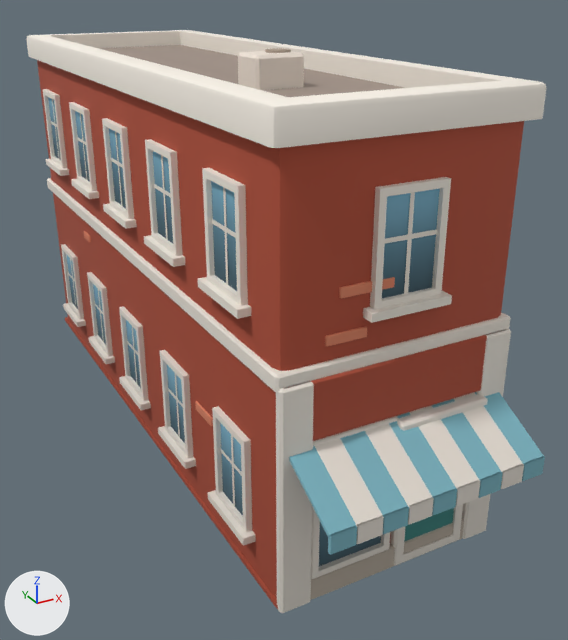
A saved change to the glTF model newcity/art/kit/boylston_s22.glb.
Rendered twice from a 50 mm lens placed at (-7.21, -16.19, 9.96), pointed at (0.7, -1.81, 2.77). Every picture has the same lights, and +X, +Y and +Z are marked at lower left. The first picture is the older version. Vertices at exactly the same position are counted once.

The older version as bpy lines, for what is in view:
```python
me_boylston_s22 = bpy.data.meshes.new('boylston_s22')
me_boylston_s22.from_pydata(...)  # 1224 vertices, 1724 faces; spans x -2.5..2.5, y -8.4..7.2, z 0.0..8.7
me_boylston_s22.materials.append(mat_kit_atlas)  # picture img_atlas
# before: 1112 (-2.2, 3.6, 3.7) at pixel (85, 237), 1113 (-2.2, 3.1, 3.7) at pixel (90, 242), 1132 (-2.3, 3.1, 3.8) at pixel (88, 236), 1133 (-2.3, 3.1, 3.8) at pixel (89, 236), 1134 (-2.3, 3.1, 3.9) at pixel (89, 235)
# before: 1135 (-2.3, 3.6, 3.8) at pixel (83, 231), 1136 (-2.3, 3.6, 3.8) at pixel (83, 231), 1137 (-2.3, 3.6, 3.9) at pixel (84, 231), 1138 (-2.3, 3.1, 3.7) at pixel (90, 242), 1139 (-2.3, 3.1, 3.7) at pixel (89, 242)
# before: 1140 (-2.3, 3.6, 3.7) at pixel (84, 237), 1141 (-2.3, 3.6, 3.7) at pixel (84, 237), 1142 (-2.2, 3.1, 3.9) at pixel (90, 235), 1143 (-2.2, 3.1, 3.8) at pixel (90, 236), 1144 (-2.2, 3.6, 3.8) at pixel (84, 231)
# before: 1145 (-2.2, 3.6, 3.9) at pixel (85, 230)
ob_boylston_s22 = bpy.data.objects.new('boylston_s22', me_boylston_s22)
ob_boylston_s22.location = (0.0, 0.0, 0.0)
```
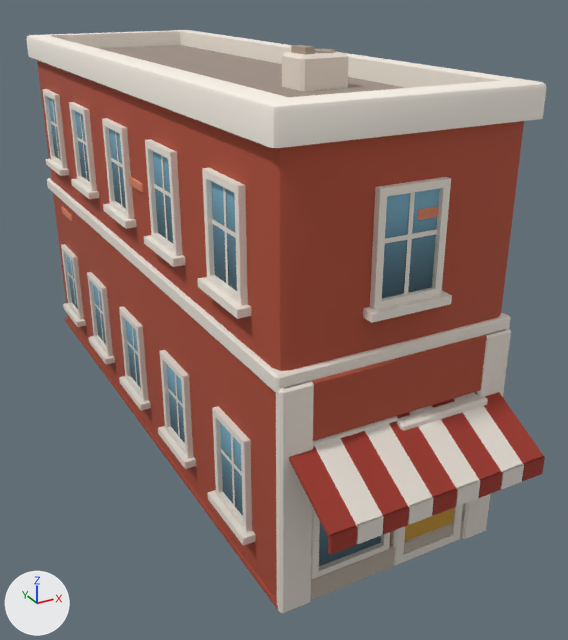
The change in detail:
me_boylston_s22 is used by ob_boylston_s22; location (0.0, 0.0, 0.0).
Verts and faces of me_boylston_s22; kept vertices keep their numbers, new ones are numbered from 1224.
me_boylston_s22 had 1224 vertices, 1724 faces and spanned x -2.5..2.5, y -8.4..7.2, z 0.0..8.7.
me_boylston_s22 now has 1232 vertices, 1734 faces and spans x -2.5..2.5, y -8.4..7.2, z 0.0..8.8.
me_boylston_s22 part 1: the loose piece of 16 vertices spanning x -1.2..-0.2, y -7.0, z 5.5..5.7 is scaled about its middle by (0.493, 1, 1), then moved by (1.0, 0.0, -4.0).
Part 2, on me_boylston_s22:
10 vertices in x -0.8..0.2, y -7.0, z 3.7..3.9 move by (0.8, 0.0, -0.9).
6 vertices in x -0.8..0.2, y -7.0, z 3.8 move by (0.8, 0.0, -0.8).
5 vertices in x -0.7, y -7.0, z 4.8..5.0 move by (1.3, 0.0, 1.7).
5 vertices in x -1.4, y -7.0, z 4.8..5.0 move by (1.5, 0.0, 1.7).
5 vertices in x 0.5, y -7.0, z 5.2 move by (1.2, 0.0, -1.4).
5 vertices in x -0.5, y -7.0, z 5.2 move by (1.7, 0.0, -1.4).
28 vertices move from x -2.3..0.5, y -7.0..-3.7, z 2.2..5.0 to x -2.3..1.7, y -7.0..-0.4, z 3.7..6.7.
Part 3, on me_boylston_s22:
18 vertices in x -0.7..0.3, y -3.2..-2.5, z 8.1..8.7 move by (0.7, -0.5, 0.0).
8 vertices in x -0.6..0.2, y -3.3..-2.5, z 8.1..8.7 move by (0.7, -0.4, 0.0).
7 vertices in x 2.2..2.3, y -0.9..0.1, z 5.0..5.2 move by (0.0, -0.1, -2.2).
6 vertices in x 0.2..0.3, y -3.2..-2.5, z 8.7 move by (0.6, -0.5, 0.0).
5 vertices in x 2.2..2.3, y -0.9..0.1, z 5.2 move by (0.0, -0.1, -2.3).
4 vertices in x 0.3, y -3.3..-2.5, z 8.1..8.6 move by (0.6, -0.4, 0.0).
4 vertices move from x 2.2..2.3, y -0.9, z 5.0..5.2 to x 2.2..2.3, y -0.9, z 2.8..3.0.
8 vertices are added at x 0.2..0.4, y -3.6..-3.1, z 8.7..8.8.
10 new faces join them.
Part 4, on me_boylston_s22:
Vertices 1112, 1137, 1140, 1141, 1145 move by (0.0, 2.2, 0.1).
Vertices 1113, 1134, 1138, 1139, 1142 move by (0.0, 1.7, 0.1).
Vertices 1132, 1133, 1143 move by (0.0, 1.7, 0.2).
Vertices 1135, 1136, 1144 move by (0.0, 2.2, 0.2).
me_boylston_s22 part 5: 168 kept faces spanning x -2.3..2.3, y -8.4..5.9, z 0.2..7.0 get new texture (UV) coordinates.
Other edits to the shape of me_boylston_s22 do not show in these pictures.

What differs and where, as boxes (x1, y1, x2, y2) in the pictures (568 x 640 px; the box of a moved part takes in the faces that stretch with it):
part 1 of me_boylston_s22, moved or reshaped (not visible afterwards): before (339, 277, 395, 298)
part 2 of me_boylston_s22, moved or reshaped: before (195, 326, 367, 426); after (129, 176, 439, 220)
part 3 of me_boylston_s22, moved or reshaped: before (238, 48, 304, 90); after (282, 45, 348, 91)
part 4 of me_boylston_s22, moved or reshaped: before (84, 231, 91, 242); after (61, 207, 73, 221)
part 5 of me_boylston_s22, surface changed (cyan to red): before (195, 392, 545, 555); after (129, 176, 545, 555)
